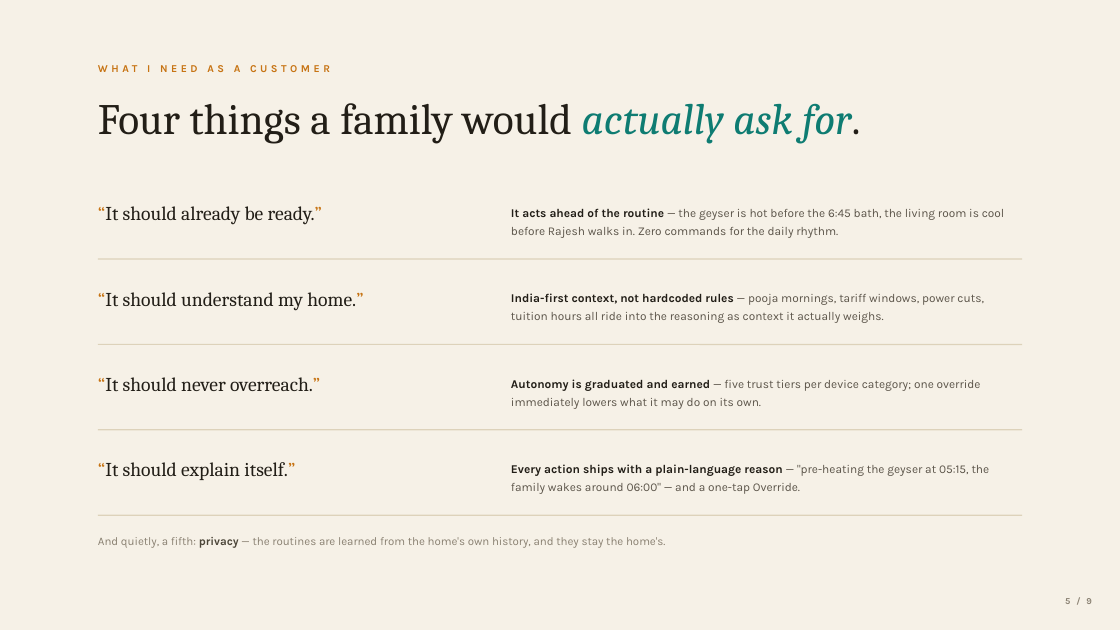
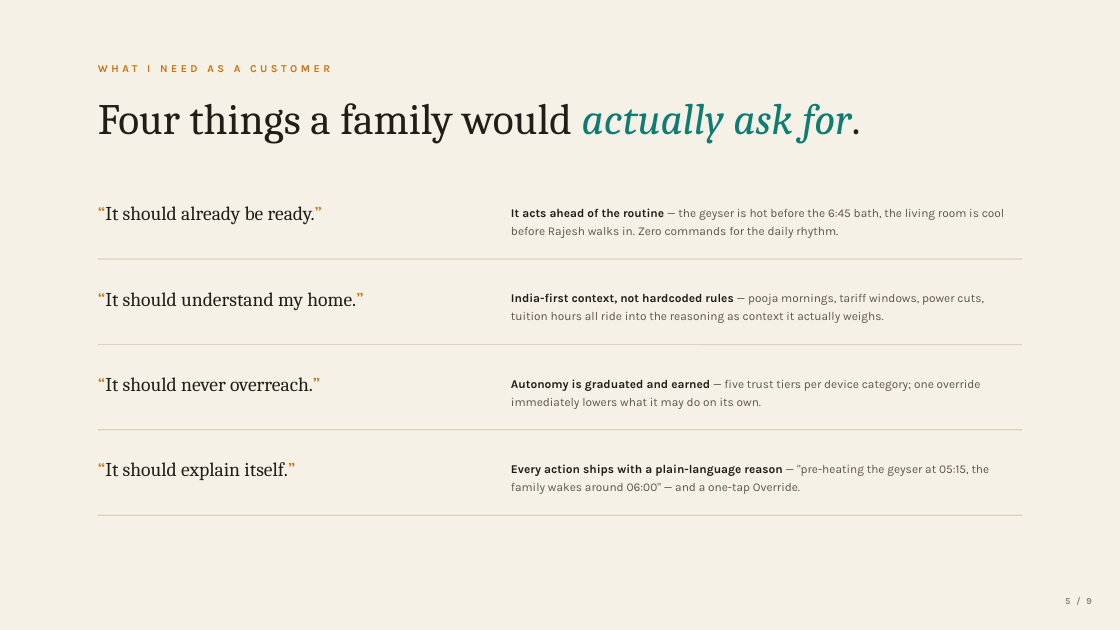
Before and after one commit to piyushk-dev/hackon_project, a slide deck: slide 5 of deck/Alexa-Thinks-Ahead-Bar-Raisers-portable.pptx. Drawn at 1120x630 pixels with LibreOffice and Linux fonts; fonts in the diff are those of the drawing. Boxes give left, top, right and bottom in pixels: in the first picture for what was removed or moved away, otherwise in the second. Text is boxed around its words. In the diff, an @@ line names an element or a change of style, - is before the commit and + after.

```diff
--- a/deck/Alexa-Thinks-Ahead-Bar-Raisers-portable.pptx
+++ b/deck/Alexa-Thinks-Ahead-Bar-Raisers-portable.pptx
@@ text removed at bbox=[98, 537, 665, 548] @@
-And quietly, a fifth: privacy — the routines are learned from the home's own history, and they stay the home's.
```
Also in this commit, not shown: 1 other slide changed, 4 other files.
